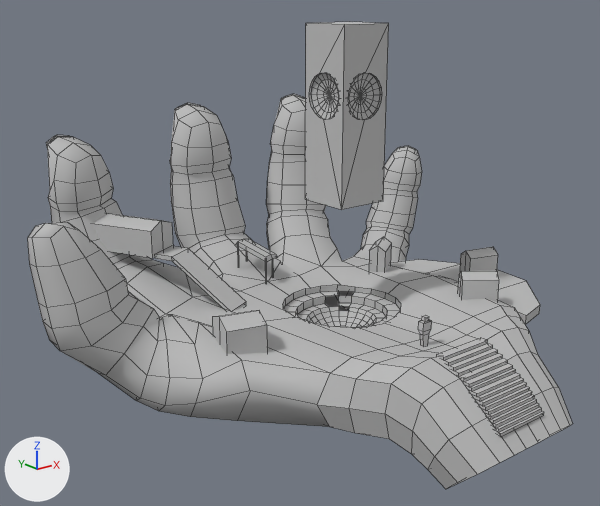
One commit to the OBJ model 2019 Game Level Design/New Unity Project/Assets/Hand_Monument_WhiteBoxEX.obj: the scene before it, then after it.
The view is the same before and after, from a camera (50 mm lens) standing at (-118.7, -128.8, 72.9) and looking at (-14.3, 1.7, 20.7). Arrows for +X, +Y and +Z are at lower left; the lights stay in place. Mesh edges are drawn as thin lines. Where no turn or scale is listed for an object, it has been applied to the vertices. Vertices at the same position are counted once.

Names of what the first picture shows: 'Hand_Monument_WhiteBoxEX'.
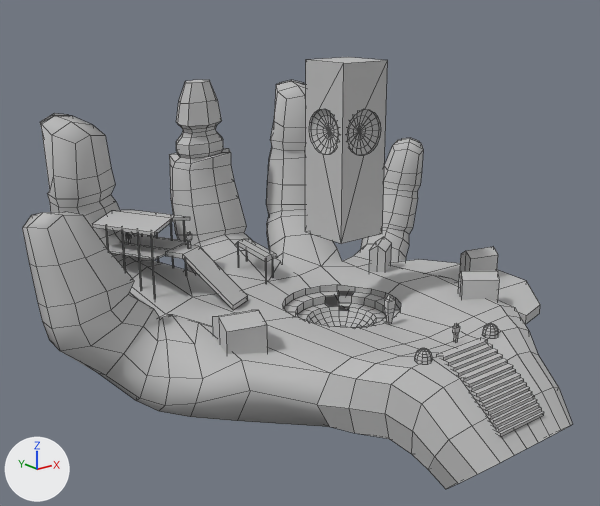
The newer file is also rescaled (x1.649) as a whole; pictures and numbers use the older file's frame.

Edits to the scene script, one JSON object a line:
```json
{"block": "me_hand_monument_whiteboxex", "where": "# used by ob_hand_monument_whiteboxex; location = (0.0, 0.0, 0.0)"}
{"op": "remove", "block": "me_hand_monument_whiteboxex", "code": "me_hand_monument_whiteboxex.from_pydata(...)  # 1511 vertices, 1416 faces; spans x -68.6..51.2, y -52.8..52.1, z -13.6..67.1"}
{"op": "add", "block": "me_hand_monument_whiteboxex", "code": "me_hand_monument_whiteboxex.from_pydata(...)  # 1886 vertices, 1749 faces; spans x -69.1..51.6, y -52.9..52.1, z -13.6..59.9"}
{"block": "me_hand_monument_whiteboxex", "change": "me_hand_monument_whiteboxex part 1: the loose piece of 332 vertices spanning x -9.5..2.3, y -5.8..5.9, z 30.8..67.1 is moved by (0.0, 0.0, -7.2)"}
{"block": "me_hand_monument_whiteboxex", "change": "me_hand_monument_whiteboxex part 2: the loose piece of 12 vertices spanning x -35.6..-21.9, y 7.9..28.7, z 7.9..18.8 is rebuilt with 12 vertices and now spans x -34.0..-20.9, y 8.5..26.8, z 8.8..19.5"}
{"block": "me_hand_monument_whiteboxex", "change": "me_hand_monument_whiteboxex part 3: the loose piece of 24 vertices spanning x -8.8..-6.5, y -28.9..-27.5, z 8.1..14.1 is deleted"}
{"block": "me_hand_monument_whiteboxex", "change": "me_hand_monument_whiteboxex part 4: 192 vertices moved from x -68.6..51.2, y 5.7..51.6, z -5.1..47.1 to x -69.1..51.6, y 5.7..52.1, z -6.7..50.8; 37 vertices removed from x -43.5..-4.7, y 25.2..52.1, z 18.2..47.0; 264 vertices added at x -44.6..-4.1, y 21.9..50.4, z 7.3..52.7"}
{"block": "me_hand_monument_whiteboxex", "change": "me_hand_monument_whiteboxex part 5: 148 vertices added at x -16.5..5.5, y -36.4..-31.7, z 8.9..12.5"}
{"block": "me_hand_monument_whiteboxex", "change": "me_hand_monument_whiteboxex part 6: 24 vertices added at x -4.7..-2.6, y -15.3..-14.0, z 7.4..13.4"}
```

Location of each change, [x1, y1, x2, y2] in pixels of the pictures (600 x 506 px; the box of a moved part takes in the faces that stretch with it):
```json
{"object": "Hand_Monument_WhiteBoxEX", "change": "reshaped", "before": [27, 22, 572, 489], "after": [22, 57, 573, 489], "on screen": "7% shorter"}
{"part": 1, "of": "me_hand_monument_whiteboxex", "change": "moved or reshaped", "before": [305, 22, 389, 210], "after": [305, 57, 388, 244]}
{"part": 2, "of": "me_hand_monument_whiteboxex", "change": "rebuilt", "before": [155, 246, 246, 311], "after": [165, 244, 248, 310], "on screen": "9% narrower"}
{"part": 3, "of": "me_hand_monument_whiteboxex", "change": "deleted", "before": [418, 315, 432, 346]}
{"part": 4, "of": "me_hand_monument_whiteboxex", "change": "moved or reshaped", "before": [27, 94, 422, 324], "after": [22, 80, 424, 324]}
{"part": 5, "of": "me_hand_monument_whiteboxex", "change": "added", "after": [415, 323, 499, 364]}
{"part": 6, "of": "me_hand_monument_whiteboxex", "change": "added", "after": [384, 295, 396, 324]}
```
